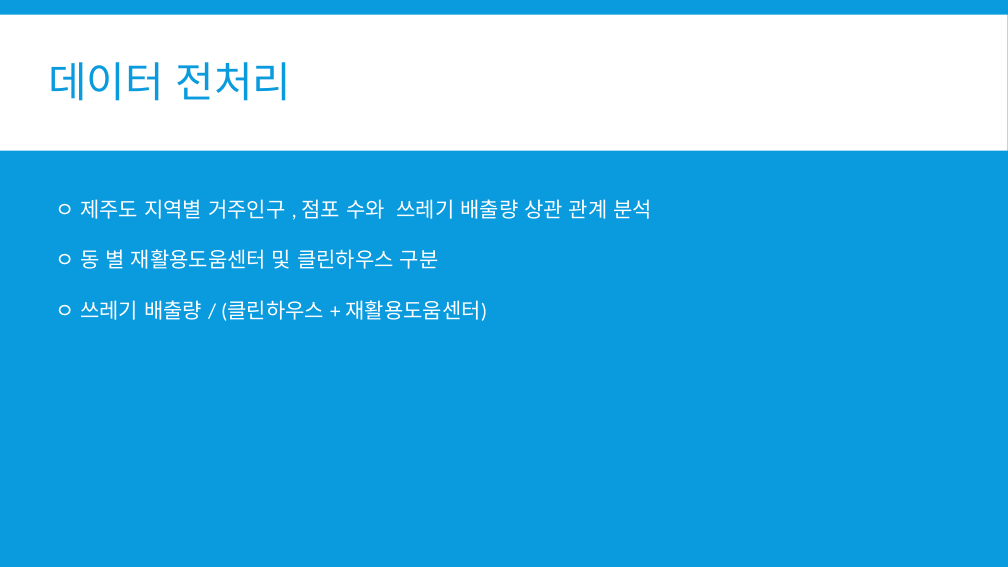
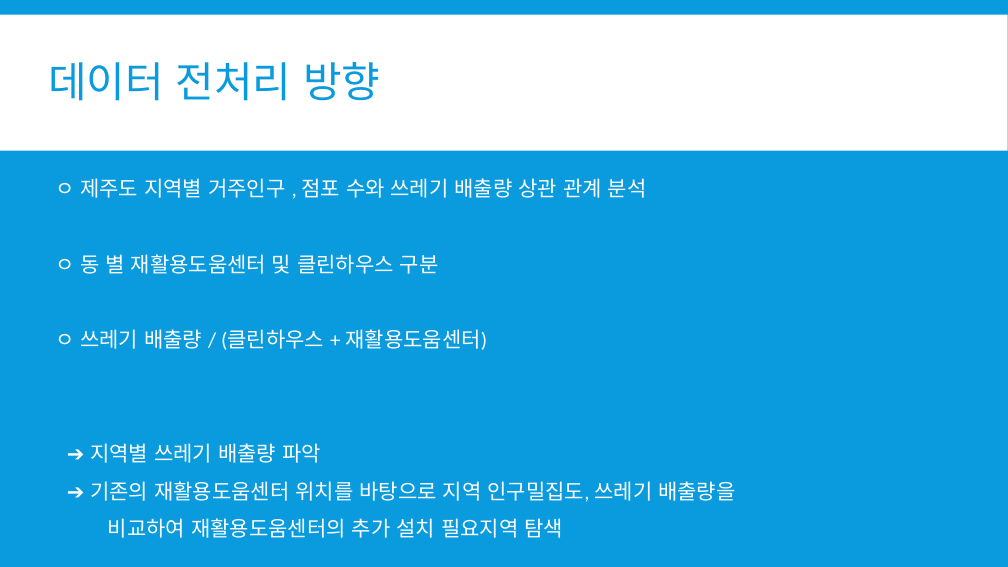
Before and after one commit to so-jeong0127/Python-Project, a slide deck: slide 7 of 재활용도움센터 위치 선정.pptx. Drawn at 1008x567 pixels with LibreOffice and Linux fonts; fonts in the diff are those of the drawing. Boxes give left, top, right and bottom in pixels: in the first picture for what was removed or moved away, otherwise in the second. Text is boxed around its words. In the diff, an @@ line names an element or a change of style, - is before the commit and + after.

```diff
--- a/재활용도움센터 위치 선정.pptx
+++ b/재활용도움센터 위치 선정.pptx
@@ title at (48,62,380,101): text changed @@
-데이터 전처리
+데이터 전처리 방향
@@ text "ㅇ 제주도 지역별 거주인구 , ...": place and size @@
-text "ㅇ 제주도 지역별 거주인구 , ..." at (55,199,653,321)
+text "ㅇ 제주도 지역별 거주인구 , ..." at (55,178,735,538)
@@ text at (55,178,647,350): line spacing 1 to 1.5 @@
@@ text at (90,443,735,538): paragraphs added @@
+➔ 지역별 쓰레기 배출량 파악
+➔ 기존의 재활용도움센터 위치를 바탕으로 지역 인구밀집도, 쓰레기 배출량을
+비교하여 재활용도움센터의 추가 설치 필요지역 탐색
```
Also in this commit, not shown: 4 other slides changed.
